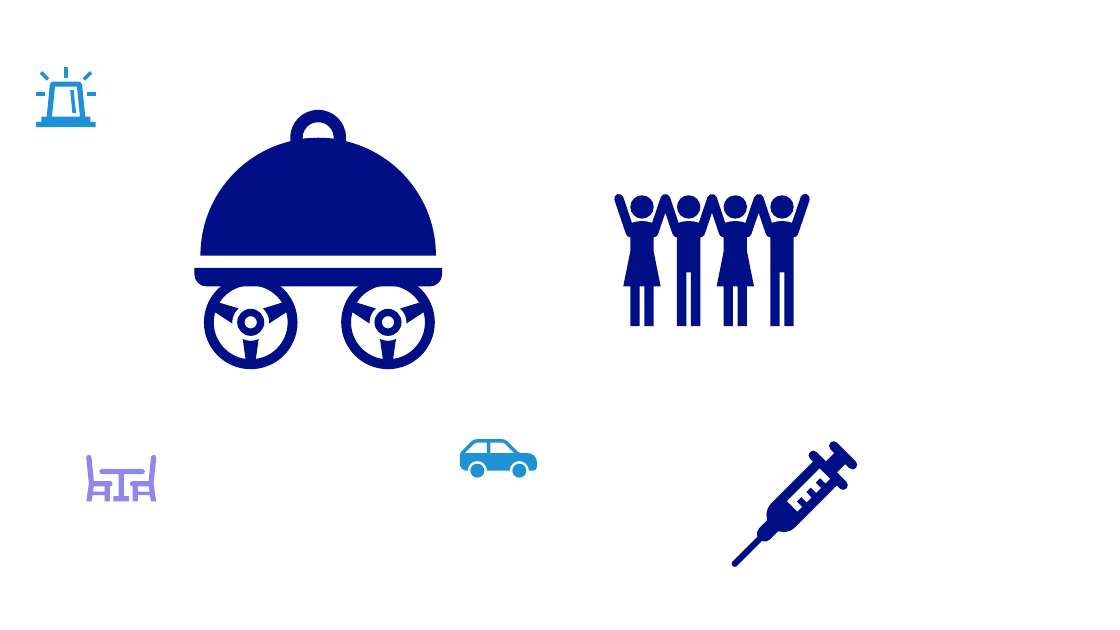
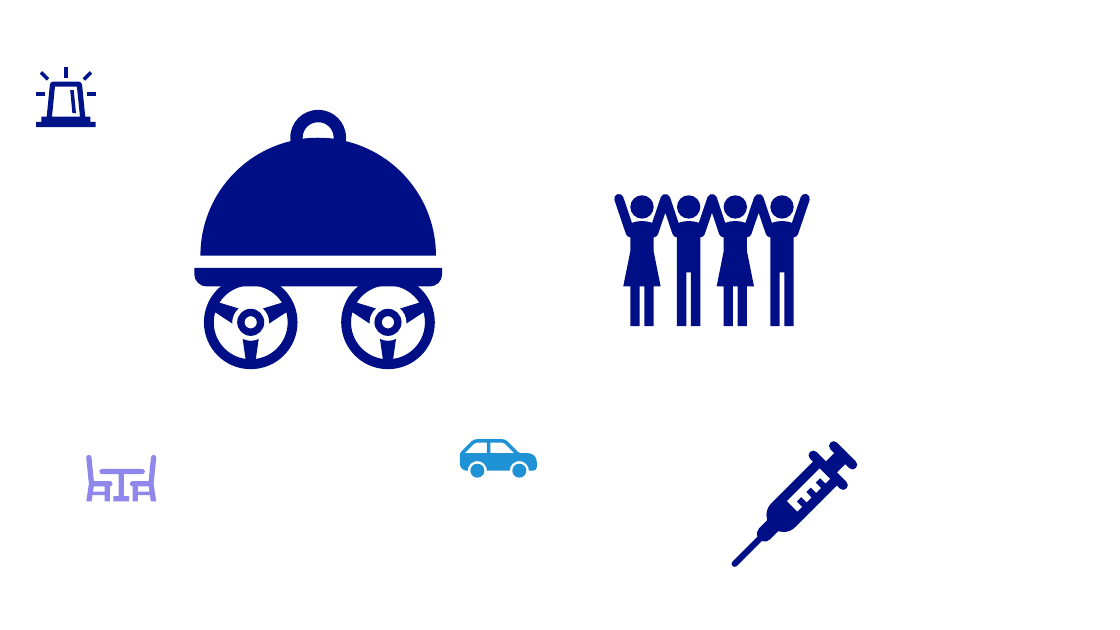
Before and after one commit to HelpMyStreet/front-end, a slide deck: slide 4 of HelpMyStreetFE/HelpMyStreetFE/src/pptx/Icons.pptx. Drawn at 1120x630 pixels with LibreOffice and Linux fonts; fonts in the diff are those of the drawing. Boxes give left, top, right and bottom in pixels: in the first picture for what was removed or moved away, otherwise in the second. Text is boxed around its words. In the diff, an @@ line names an element or a change of style, - is before the commit and + after.

```diff
--- a/HelpMyStreetFE/HelpMyStreetFE/src/pptx/Icons.pptx
+++ b/HelpMyStreetFE/HelpMyStreetFE/src/pptx/Icons.pptx
@@ fill #1E91D6 to #001489 in 7 elements at box(64, 67, 67, 77), box(83, 71, 92, 80), box(40, 71, 49, 80), box(87, 92, 96, 96), box(36, 92, 45, 96), box(36, 82, 96, 127), box(71, 90, 76, 113) @@
```
Also in this commit, not shown: 2 other files.
